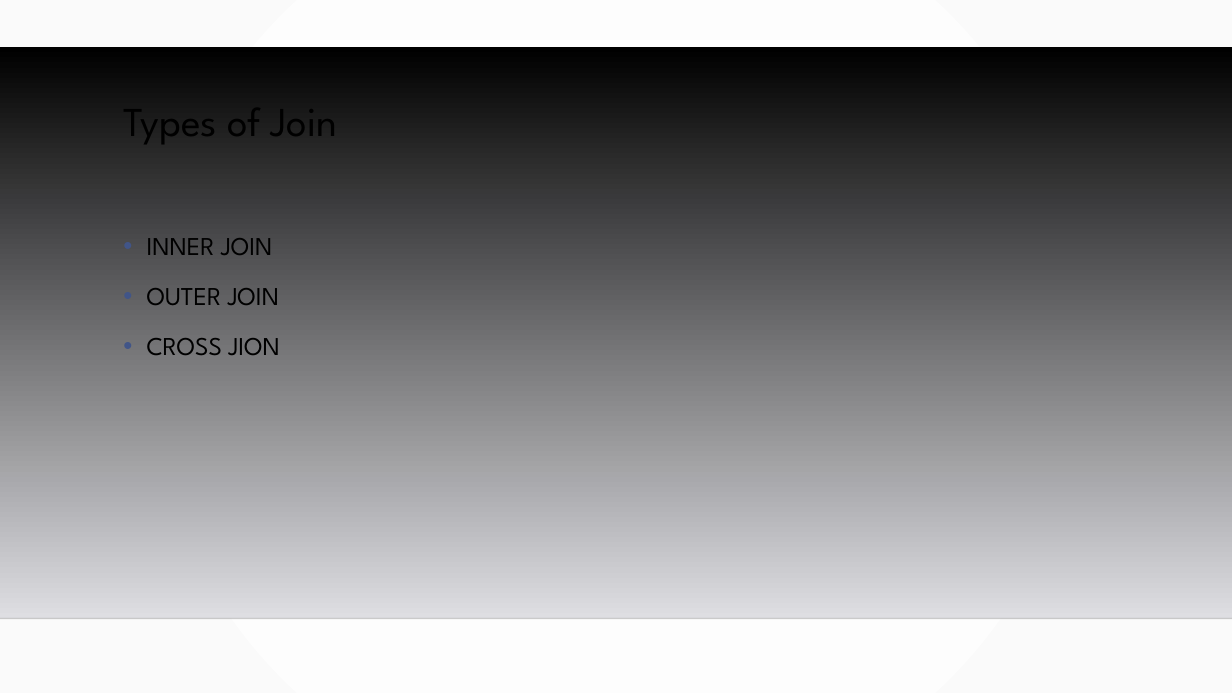
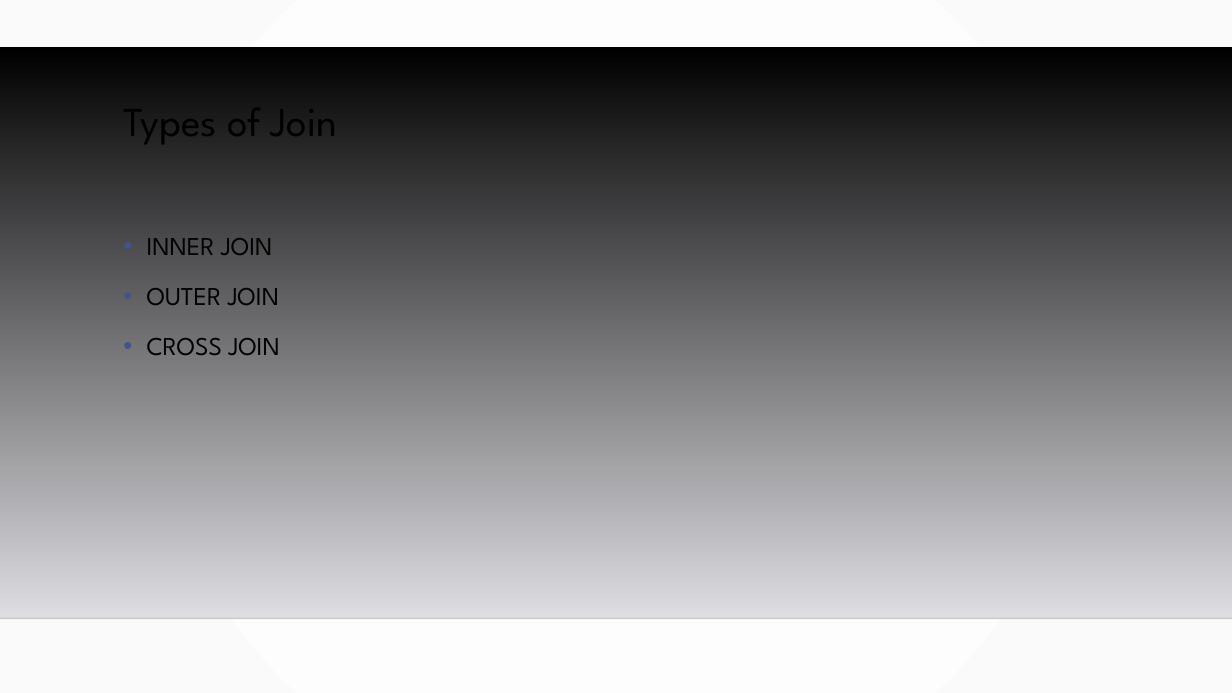
Before and after one commit to MGIS-UMN/GIS5577_week4, a slide deck: slide 8 of Database_Design.odp. Drawn at 1232x693 pixels with LibreOffice and Linux fonts; fonts in the diff are those of the drawing; background and template pictures are left out. Boxes give left, top, right and bottom in pixels: in the first picture for what was removed or moved away, otherwise in the second. Text is boxed around its words. In the diff, an @@ line names an element or a change of style, - is before the commit and + after.

```diff
--- a/Database_Design.odp
+++ b/Database_Design.odp
@@ text at bbox=[147, 338, 280, 355]: text changed @@
-• CROSS JION
+• CROSS JOIN
```
Also in this commit, not shown: 1 other slide changed, 4 other files.
